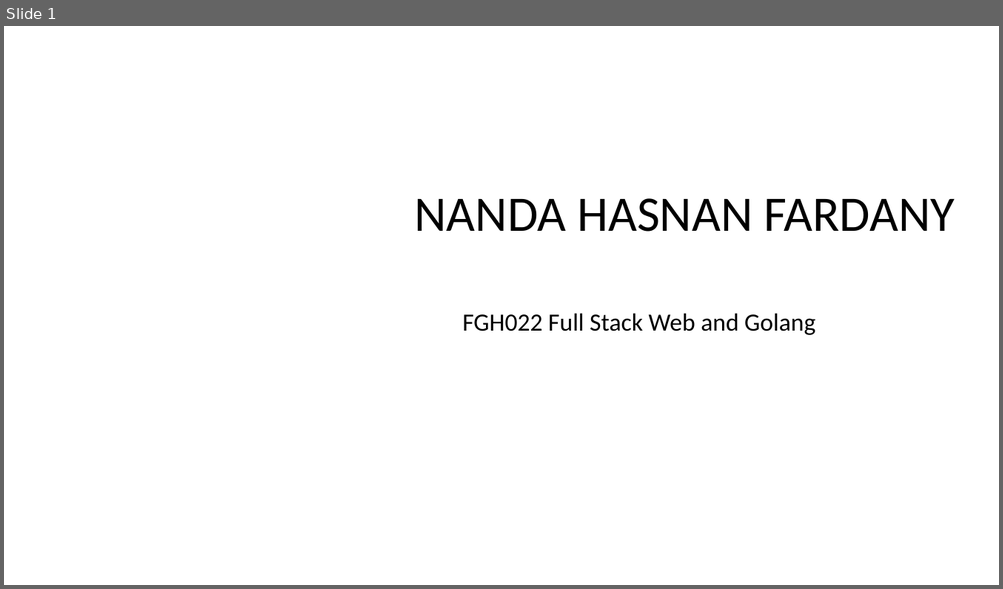
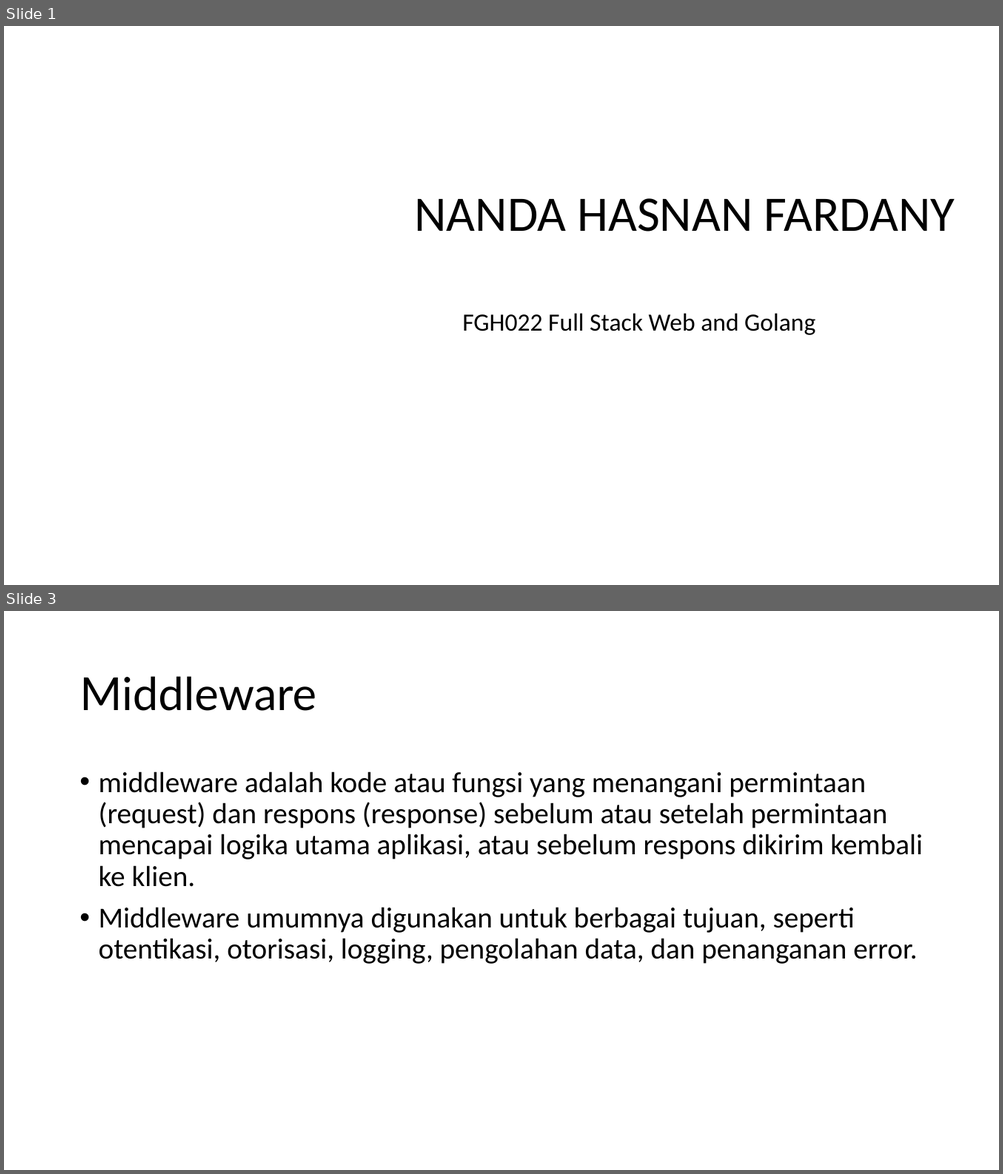
Before and after one commit to NandaHasnan/backend, a slide deck: ppt 2.pptx. Shown one above the other, each under a label of ours: slide 1 before the commit, slides 1 and 3 after it; the slides between them are not shown. The pictures are 1003x589 and 1003x1174 pixels, drawn with LibreOffice and Linux fonts; fonts in the diff are those of the drawing; background and template pictures are left out. Boxes give left, top, right and bottom in pixels: in the first picture for what was removed or moved away, otherwise in the second. Text is boxed around its words. In the diff, an @@ line names an element or a change of style, - is before the commit and + after.

```diff
--- a/ppt 2.pptx
+++ b/ppt 2.pptx
@@ slide 3 added at (4, 611, 999, 1170), background #FFFFFF @@
@@ title added at (79, 676, 316, 711), 44 pt, text #000000 @@
+Middleware
@@ text added at (99, 772, 922, 964), 28 pt, text #000000 @@
+• middleware adalah kode atau fungsi yang menangani permintaan (request) dan respons (response) sebelum atau setelah permintaan mencapai logika utama aplikasi, atau sebelum respons dikirim kembali ke klien.
+• Middleware umumnya digunakan untuk berbagai tujuan, seperti otentikasi, otorisasi, logging, pengolahan data, dan penanganan error.
```
Also in this commit, not shown: 1 slide changed, 2 other slides added, 3 slides removed, 25 other files.
